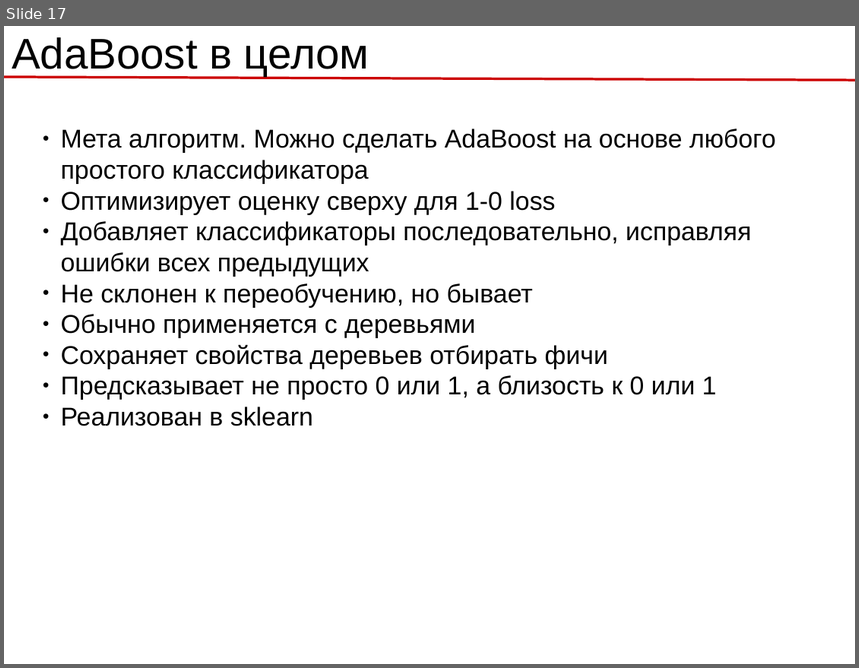
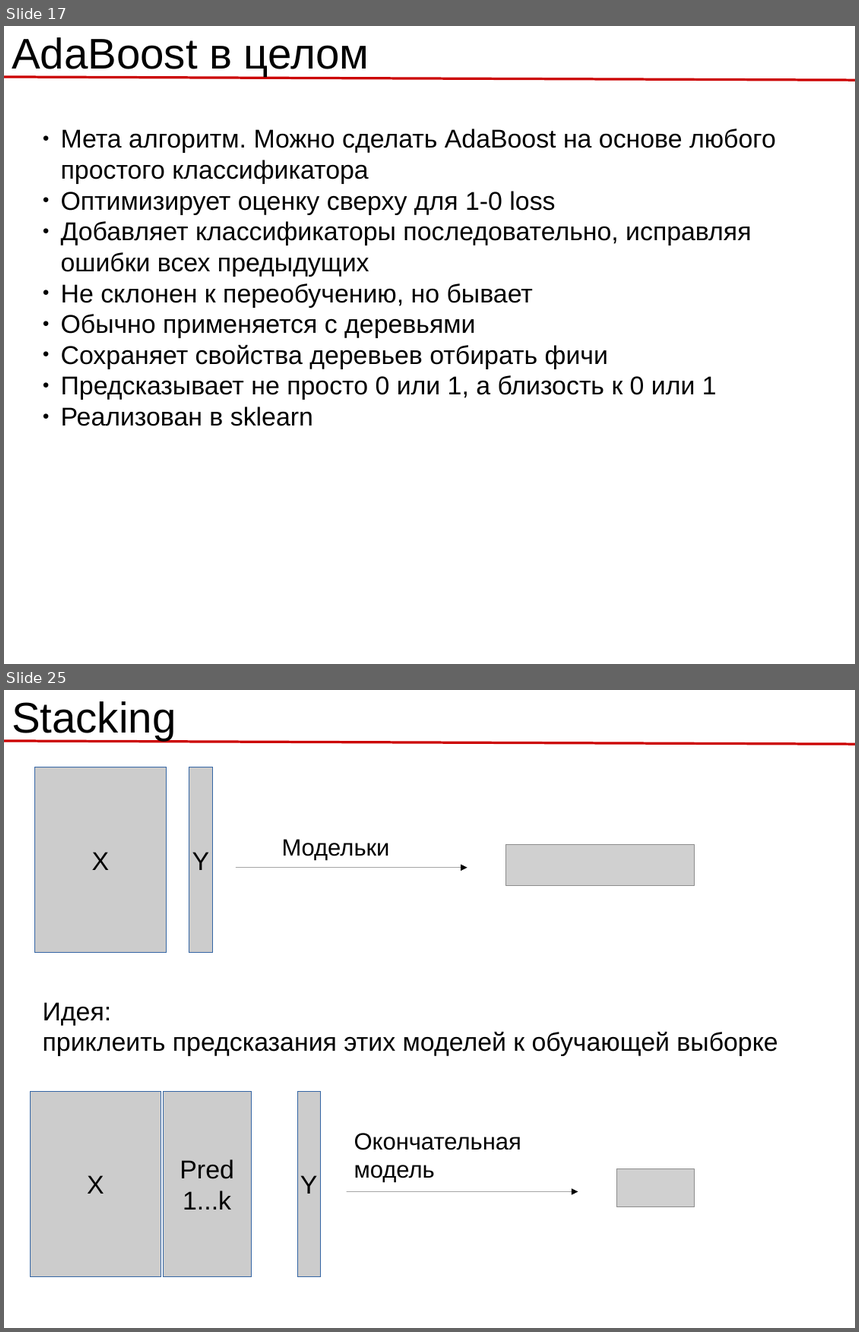
Before and after one commit to rykachevskiy/239, a slide deck: 5.Ensembles/5.2.Ensembles.odp. Shown one above the other, each under a label of ours: slide 17 before the commit, slides 17 and 25 after it; the slides between them are not shown. The pictures are 859x668 and 859x1332 pixels, drawn with LibreOffice and Linux fonts; fonts in the diff are those of the drawing; grey boxes stand for pictures. Boxes give left, top, right and bottom in pixels: in the first picture for what was removed or moved away, otherwise in the second. Text is boxed around its words. In the diff, an @@ line names an element or a change of style, - is before the commit and + after.

```diff
--- a/5.Ensembles/5.2.Ensembles.odp
+++ b/5.Ensembles/5.2.Ensembles.odp
@@ slide 25 added at [4,690,855,1328], background #FFFFFF; not listed: 1 template element that a slide beside it also shows @@
@@ title added at [12,701,176,741], 40 pt, text #000000 @@
+Stacking
@@ rectangle added at [35,768,166,953], fill #CCCCCC, outline #3465A4 0 pt, 24 pt, text #000000 @@
+X
@@ rectangle added at [189,768,212,953], fill #CCCCCC, outline #3465A4 0 pt, 24 pt, text #000000 @@
+Y
@@ text added at [282,839,390,861], 22 pt, text #000000 @@
+Модельки
@@ picture added at [506,845,695,886] @@
@@ arrow added from (236, 868) to (468, 868), #000000 0 pt @@
@@ text added at [43,1002,778,1056], 24 pt, text #000000 @@
+Идея:
+приклеить предсказания этих моделей к обучающей выборке
@@ rectangle added at [31,1091,161,1277], fill #CCCCCC, outline #3465A4 0 pt, 24 pt, text #000000 @@
+X
@@ rectangle added at [163,1091,251,1277], fill #CCCCCC, outline #3465A4 0 pt, 24 pt, text #000000 @@
+Pred
+1...k
@@ rectangle added at [297,1091,321,1277], fill #CCCCCC, outline #3465A4 0 pt, 24 pt, text #000000 @@
+Y
@@ text added at [354,1133,522,1182], 22 pt, text #000000 @@
+Окончательная модель
@@ picture added at [617,1170,696,1208] @@
@@ arrow added from (347, 1192) to (579, 1192), #000000 0 pt @@
```
Also in this commit, not shown: 1 slide changed, 13 other slides added, 2 slides removed, 4 other files.
